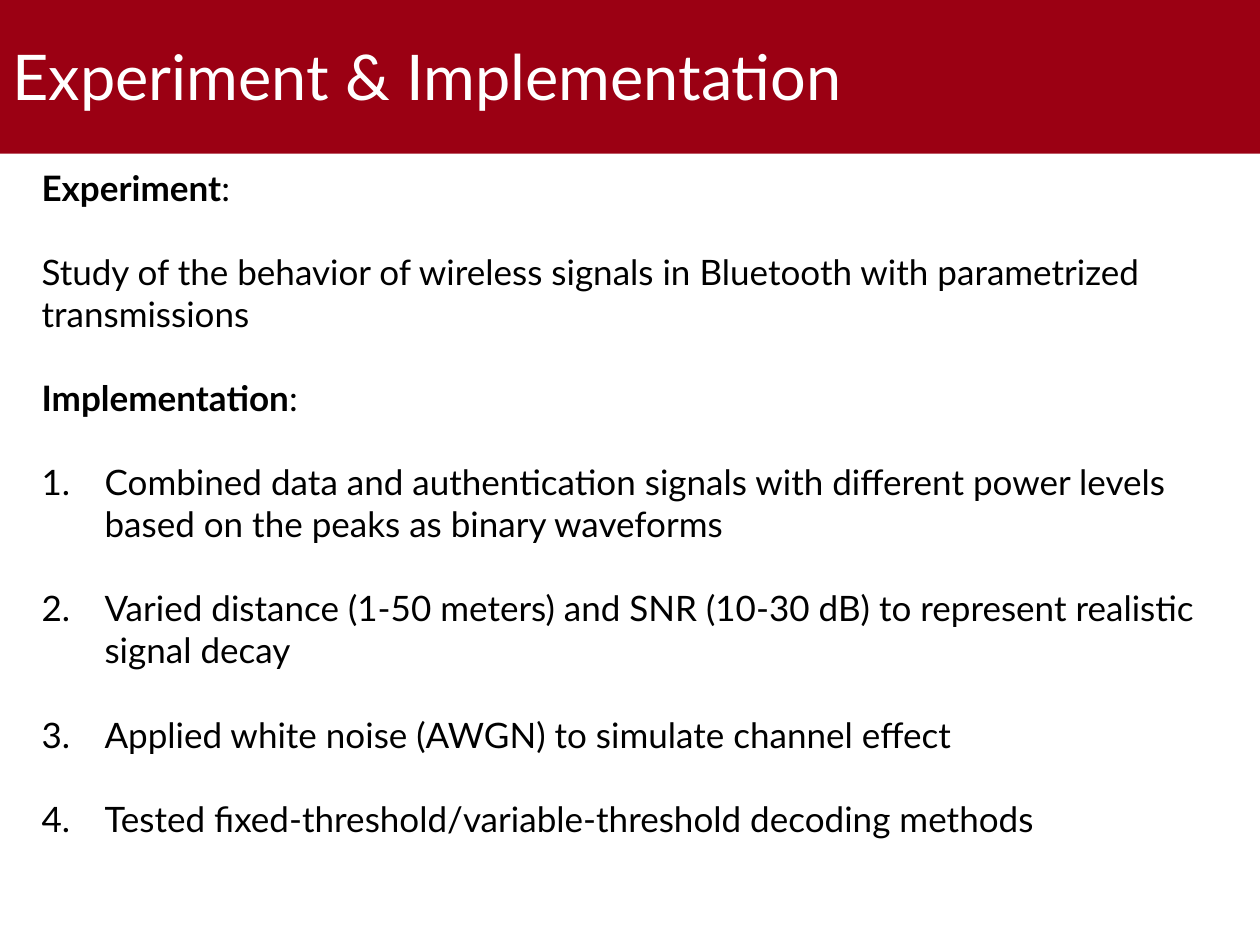
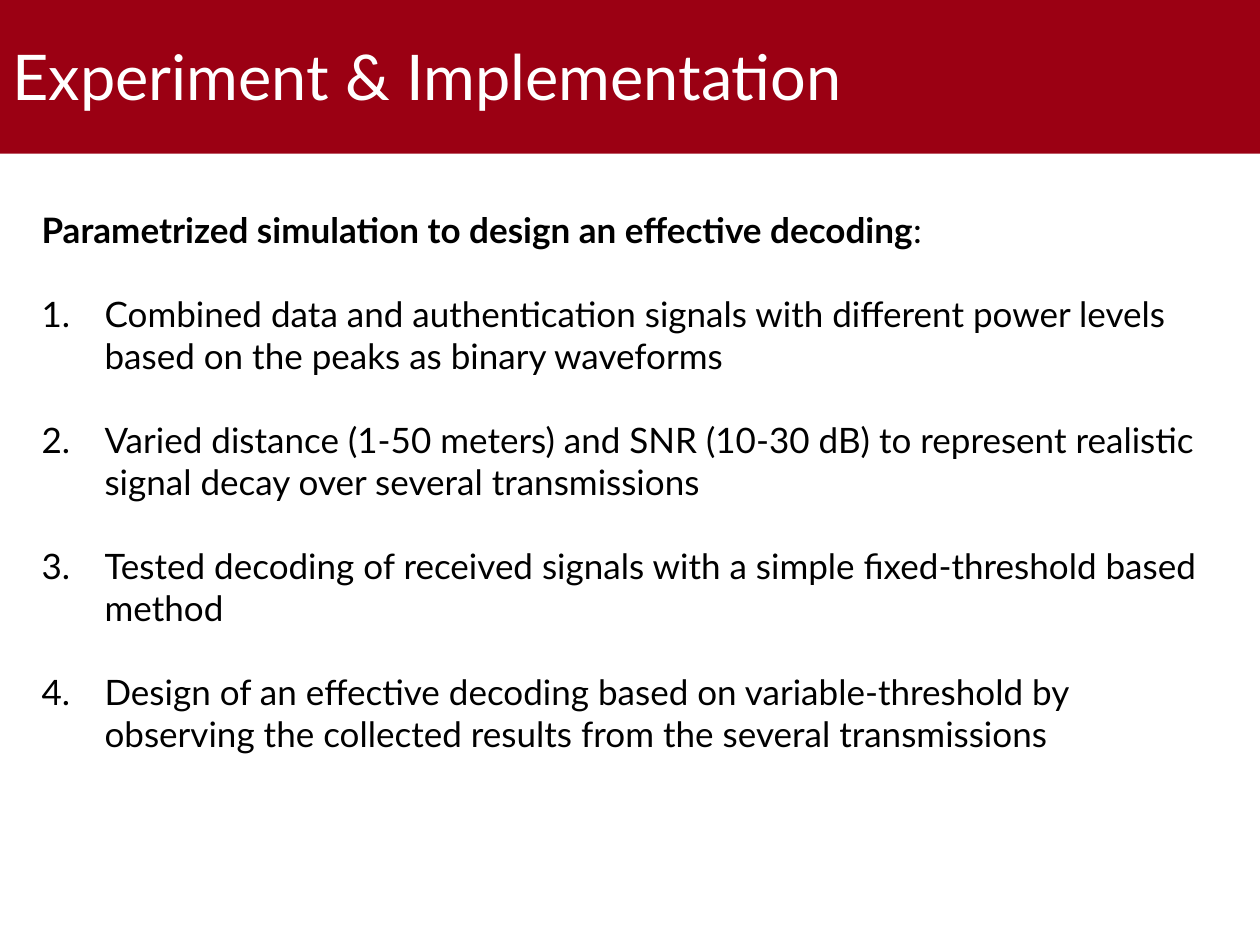
Before and after one commit to gabrielrovesti/PLA-Bluetooth-Environment, a slide deck: slide 5 of Third Part - Physical Layer Device Authentication/Slides/PLA Bluetooth Environment.pptx. Drawn at 1260x945 pixels with LibreOffice and Linux fonts; fonts in the diff are those of the drawing; background and template pictures are left out. Boxes give left, top, right and bottom in pixels: in the first picture for what was removed or moved away, otherwise in the second. Text is boxed around its words. In the diff, an @@ line names an element or a change of style, - is before the commit and + after.

Commit message:
final slides - v1

```diff
--- a/Third Part - Physical Layer Device Authentication/Slides/PLA Bluetooth Environment.pptx
+++ b/Third Part - Physical Layer Device Authentication/Slides/PLA Bluetooth Environment.pptx
@@ text "Parametrized simulation to design an ...": place and size @@
-text "Parametrized simulation to design an ..." at [42,175,1194,838]
+text "Parametrized simulation to design an ..." at [42,217,1196,754]
@@ text at [42,217,922,250]: text changed; bold on @@
-Experiment:
-Study of the behavior of wireless signals in Bluetooth with parametrized transmissions
-Implementation:
+Parametrized simulation to design an effective decoding:
@@ text at [105,426,1196,754]: text changed @@
-2. Varied distance (1-50 meters) and SNR (10-30 dB) to represent realistic signal decay
-3. Applied white noise (AWGN) to simulate channel effect
-4. Tested fixed-threshold/variable-threshold decoding methods
+2. Varied distance (1-50 meters) and SNR (10-30 dB) to represent realistic signal decay over several transmissions
+3. Tested decoding of received signals with a simple fixed-threshold based method
+4. Design of an effective decoding based on variable-threshold by observing the collected results from the several transmissions
```
Also in this commit, not shown: 2 other slides changed, 3 other files.
